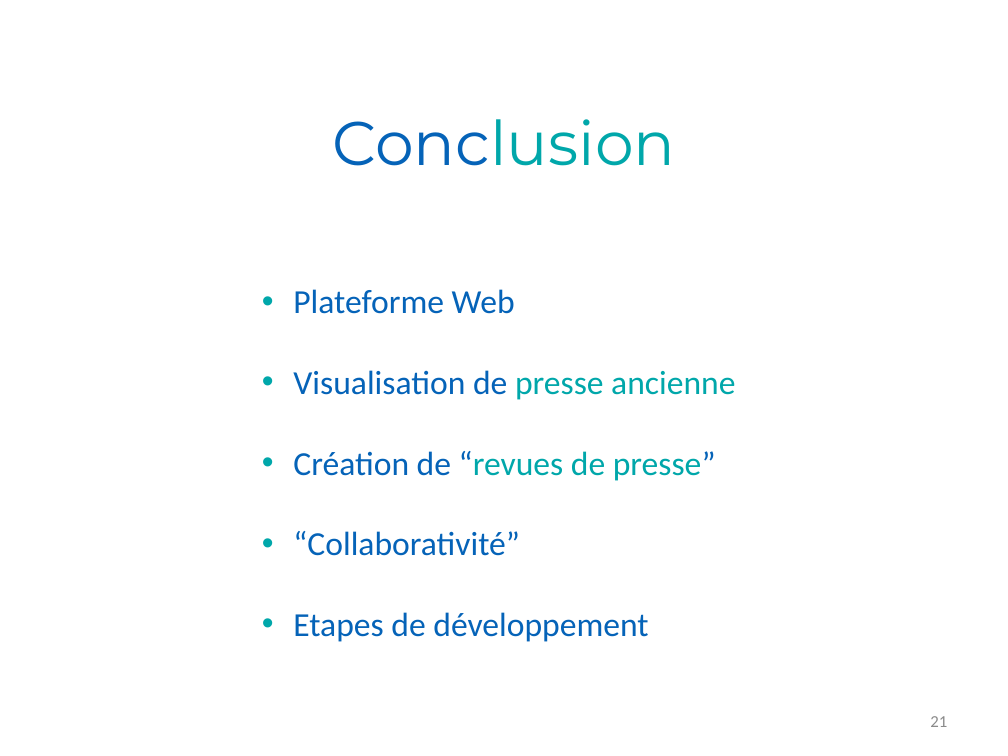
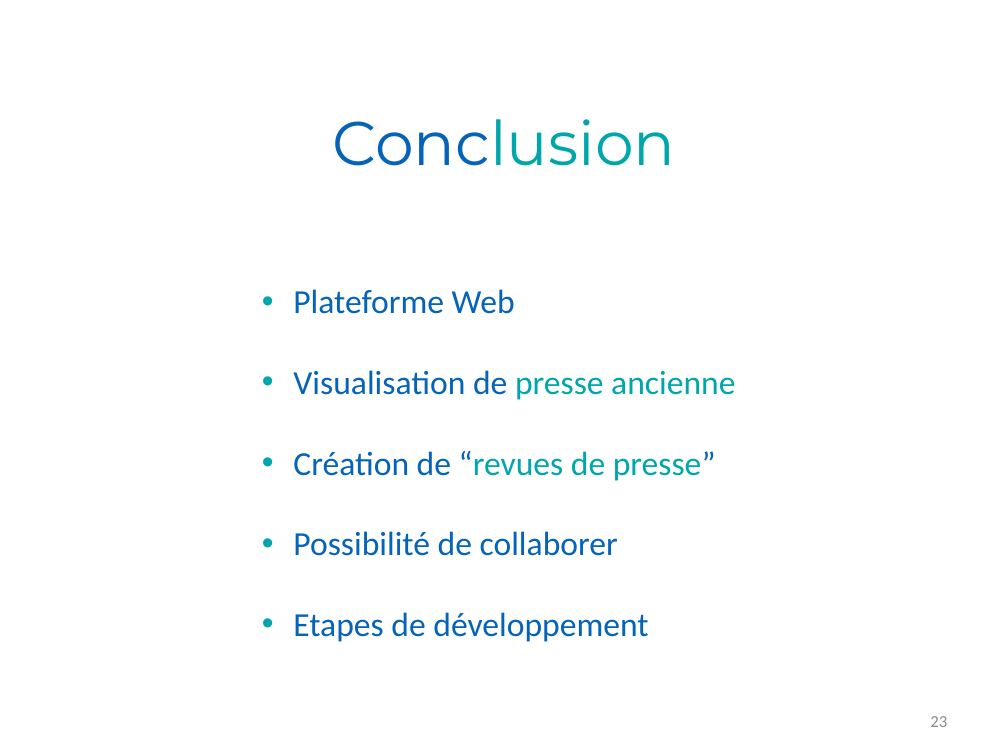
Before and after one commit to Romcol/Gutemberg-rapports, a slide deck: slide 23 of defense/1_project/powerpoint.pptx (slide 21 before the commit). Drawn at 1008x756 pixels with LibreOffice and Linux fonts; fonts in the diff are those of the drawing; background and template pictures are left out. Boxes give left, top, right and bottom in pixels: in the first picture for what was removed or moved away, otherwise in the second. Text is boxed around its words. In the diff, an @@ line names an element or a change of style, - is before the commit and + after.

```diff
--- a/defense/1_project/powerpoint.pptx
+++ b/defense/1_project/powerpoint.pptx
@@ text at (293, 531, 618, 556): text changed @@
-• “Collaborativité”
+• Possibilité de collaborer
@@ page number at (930, 716, 947, 727): text changed @@
-21
+23
```
Also in this commit, not shown: 7 other slides changed, 4 slides added, 2 slides removed.
